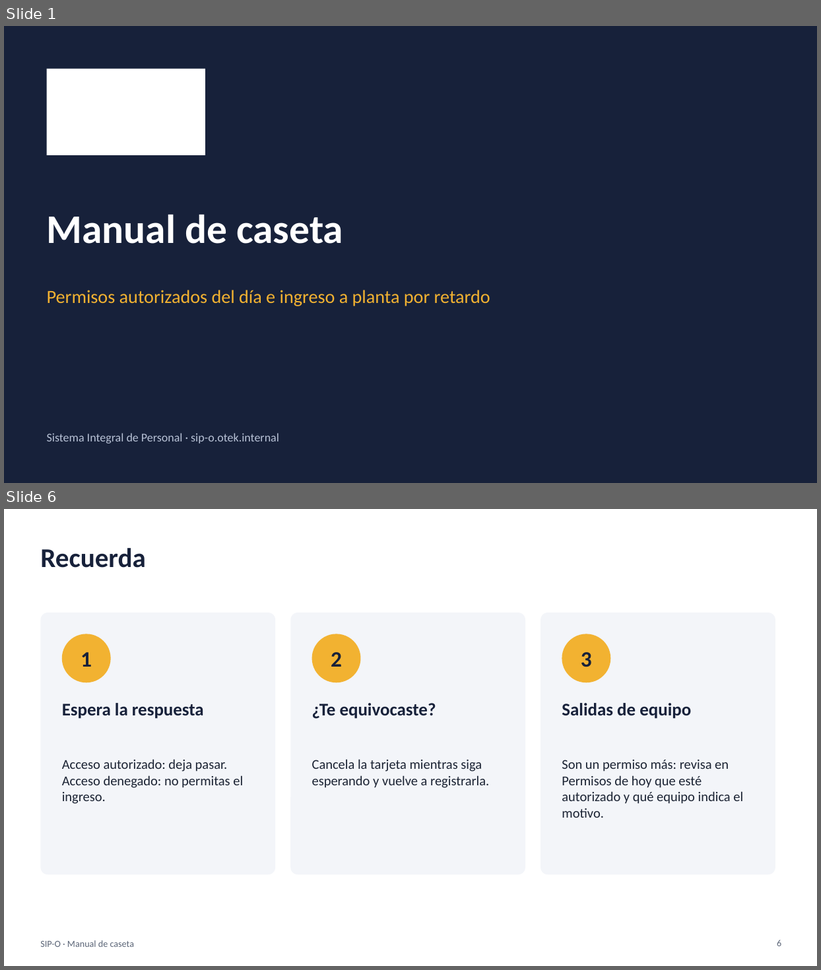
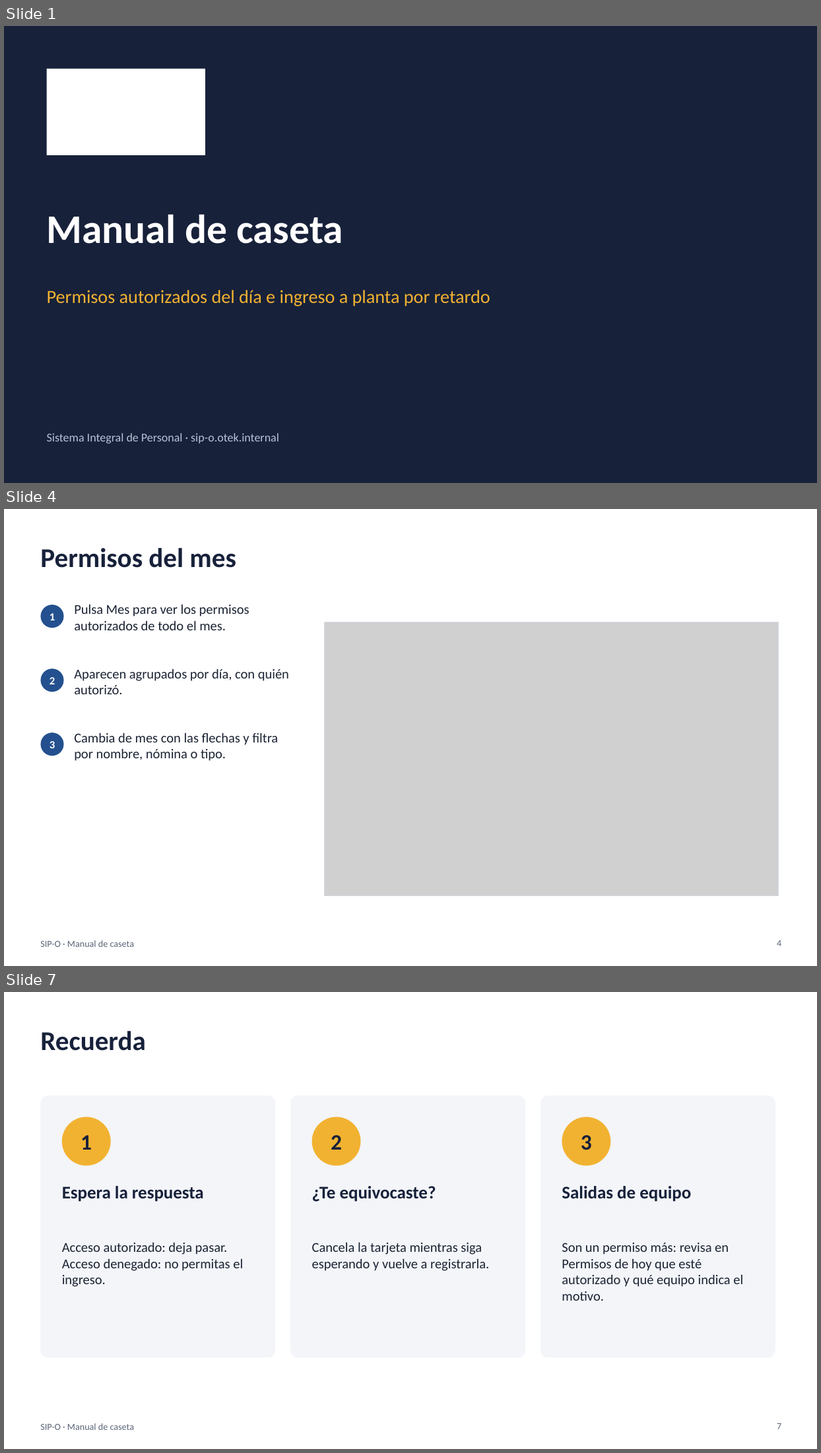
Before and after one commit to FelipeReyesReyes2102/Sistema-Integral-de-Personal, a slide deck: docs/manuales/presentaciones/SIP-O - Manual de caseta.pptx. Shown one above the other, each under a label of ours: slides 1 and 6 before the commit, slides 1, 4 and 7 after it; the slides between them are not shown. The pictures are 821x970 and 821x1453 pixels, drawn with LibreOffice and Linux fonts; fonts in the diff are those of the drawing; grey boxes stand for pictures; background and template pictures are left out. Boxes give left, top, right and bottom in pixels: in the first picture for what was removed or moved away, otherwise in the second. Text is boxed around its words. In the diff, an @@ line names an element or a change of style, - is before the commit and + after.

```diff
--- a/docs/manuales/presentaciones/SIP-O - Manual de caseta.pptx
+++ b/docs/manuales/presentaciones/SIP-O - Manual de caseta.pptx
@@ slide 4 added at box(4, 509, 817, 966), background #FFFFFF; not listed: 1 template element that a slide beside it also shows @@
@@ title added at box(40, 548, 236, 568), 32 pt, text #17213A, bold @@
+Permisos del mes
@@ ellipse added at box(40, 605, 64, 628), fill #24508F @@
@@ text added at box(74, 604, 250, 630), 16 pt, text #1B2333 @@
+Pulsa Mes para ver los permisos autorizados de todo el mes.
@@ text added at box(50, 613, 55, 621), 13 pt, text #FFFFFF, bold @@
+1
@@ picture added at box(324, 622, 779, 896) @@
@@ rectangle added at box(324, 622, 779, 896), outline #D5DCE6 0.75 pt @@
@@ ellipse added at box(40, 669, 64, 692), fill #24508F @@
@@ text added at box(50, 677, 55, 685), 13 pt, text #FFFFFF, bold @@
+2
@@ text added at box(74, 669, 289, 694), 16 pt, text #1B2333 @@
+Aparecen agrupados por día, con quién autorizó.
@@ ellipse added at box(40, 733, 64, 756), fill #24508F @@
@@ text added at box(50, 741, 55, 749), 13 pt, text #FFFFFF, bold @@
+3
@@ text added at box(74, 733, 278, 761), 16 pt, text #1B2333 @@
+Cambia de mes con las flechas y filtra por nombre, nómina o tipo.
@@ page number added at box(777, 941, 781, 947), 11 pt, text #5B6577 @@
+4
@@ what was slide 6 is now slide 7 @@
@@ page number at box(777, 1424, 781, 1430): text changed @@
-6
+7
```
Also in this commit, not shown: 2 slides changed, 32 other files.
